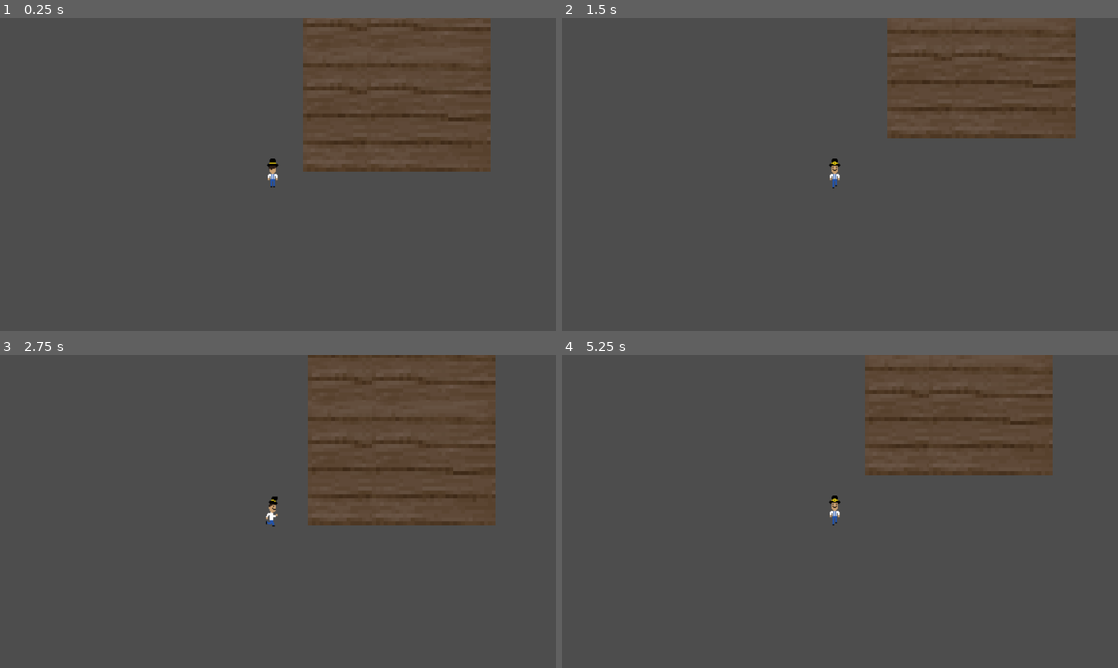
Above: before the commit, frames 1-4 (two rows, left to right).
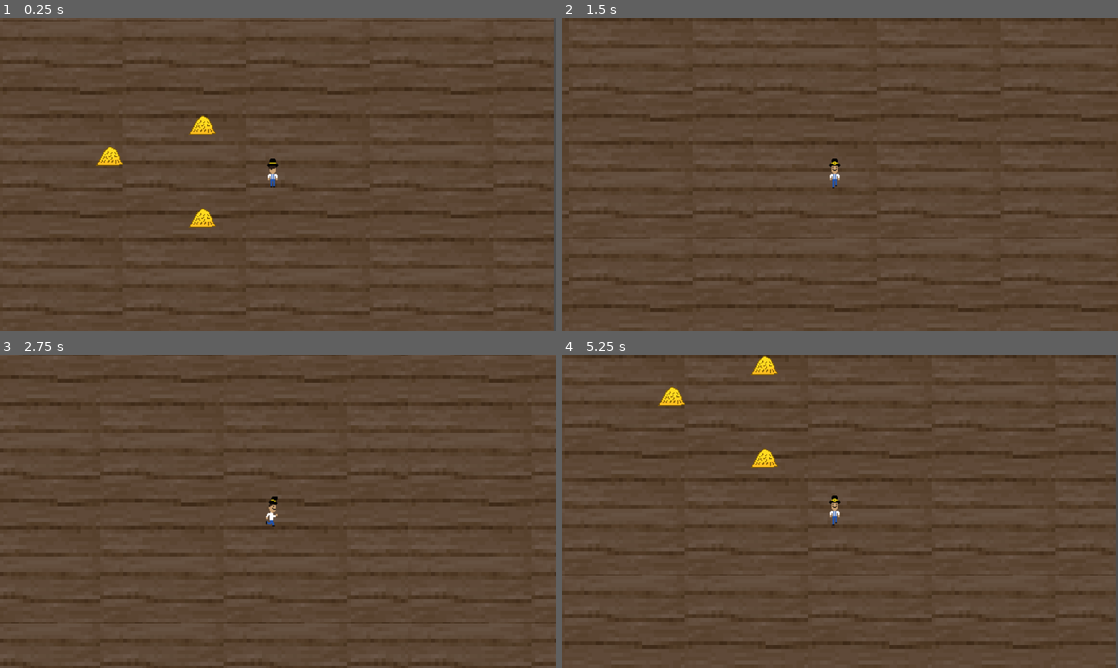
Above: after the commit, the same moments.

Repository: ian-kr/Melon
Game: Godot game, scene res://scenes/levels/insideBarn.tscn
The game is run twice, just before and just after one commit, with the same random seed, the same clock (stepped at 60 frames per second) and the same inputs. This scene is started directly instead of the project's main scene.
Inputs:
- Up to frame 1 (0.25 s): no input
- Up to frame 2 (1.5 s): tap Enter (ui_accept) at 0.5, 0.6, 0.77, 1.07, 1.35 s; hold D (right) 0.53-1.28 s; hold S (down) from 1.28 s (still down)
- Up to frame 3 (2.75 s): tap Enter (ui_accept) at 1.52, 1.82, 2.1 s; release S (down) at 2.03 s; hold D (right) from 2.03 s (still down)
- Up to frame 4 (5.25 s): release D (right) at 2.78 s; hold W (up) 2.78-3.53 s; tap Enter (ui_accept) at 2.85, 3.02, 3.32, 3.6, 3.77, 4.07, 4.35, 4.52, 4.82, 5.1 s; hold A (left) 3.53-5.03 s; hold S (down) from 5.03 s (still down)

The runs differ from the first frame. In frame 1, 43% of the frame differs, in the area x 0-100%, y 0-100%; in frame 2, 45%; in frame 3, 42%; in frame 4, 45%.

Commit message:
Added hay in the barn. Now we just need the boss + Walls
Fancy stuff

Diff:
--- a/scenes/levels/insideBarn.tscn
+++ b/scenes/levels/insideBarn.tscn
@@ -1,25 +1,44 @@
-[gd_scene load_steps=3 format=3 uid="uid://dj8a7nr6o3ptm"]
+[gd_scene load_steps=6 format=3 uid="uid://fmdurogvopc"]
 
 [ext_resource type="Texture2D" uid="uid://kfu0a4il1ky1" path="res://graphics/assets/things/darkWood.png" id="1_oheuv"]
+[ext_resource type="Texture2D" uid="uid://dpqe4vpwfph71" path="res://graphics/assets/things/hay.png" id="2_4t0nn"]
 [ext_resource type="PackedScene" uid="uid://bfekkk7kqve4c" path="res://scenes/Player_Content/character_body_2d.tscn" id="2_bfoqi"]
+
+[sub_resource type="TileSetAtlasSource" id="TileSetAtlasSource_u1qj2"]
+texture = ExtResource("2_4t0nn")
+texture_region_size = Vector2i(64, 64)
+0:0/0 = 0
+
+[sub_resource type="TileSet" id="TileSet_tl7uj"]
+tile_size = Vector2i(64, 64)
+sources/0 = SubResource("TileSetAtlasSource_u1qj2")
 
 [node name="InsideBarn" type="Node2D"]
 
 [node name="Player" parent="." instance=ExtResource("2_bfoqi")]
-position = Vector2(-317, -115)
+position = Vector2(6, -39)
 
 [node name="RemoteTransform2D" type="RemoteTransform2D" parent="Player"]
 position = Vector2(567, 361)
 remote_path = NodePath("../../Camera2D")
 
+[node name="Camera2D" type="Camera2D" parent="."]
+position = Vector2(573, 322)
+
 [node name="ParallaxBackground" type="ParallaxBackground" parent="."]
 
 [node name="ParallaxLayer" type="ParallaxLayer" parent="ParallaxBackground"]
-motion_mirroring = Vector2(133, 131)
+motion_mirroring = Vector2(1150, 650)
 
 [node name="DarkWood" type="Sprite2D" parent="ParallaxBackground/ParallaxLayer"]
-position = Vector2(829, 112)
+texture_repeat = 2
+position = Vector2(570, 330)
 texture = ExtResource("1_oheuv")
+region_enabled = true
+region_rect = Rect2(0, 0, 1150, 650)
+metadata/_edit_lock_ = true
 
-[node name="Camera2D" type="Camera2D" parent="."]
-position = Vector2(250, 246)
+[node name="TileMap" type="TileMap" parent="."]
+tile_set = SubResource("TileSet_tl7uj")
+format = 2
+layer_0/tile_data = PackedInt32Array(262147, 0, 0, 196614, 0, 0, 393222, 0, 0)
Not shown: 1 places in scenes/Player_Content/character_body_2d.tscn that only renumber resources
Not shown, added: scenes/TextScript/ConvoIntroVillage.txt
Not shown: 1 places in text_box.tscn that only renumber resources
